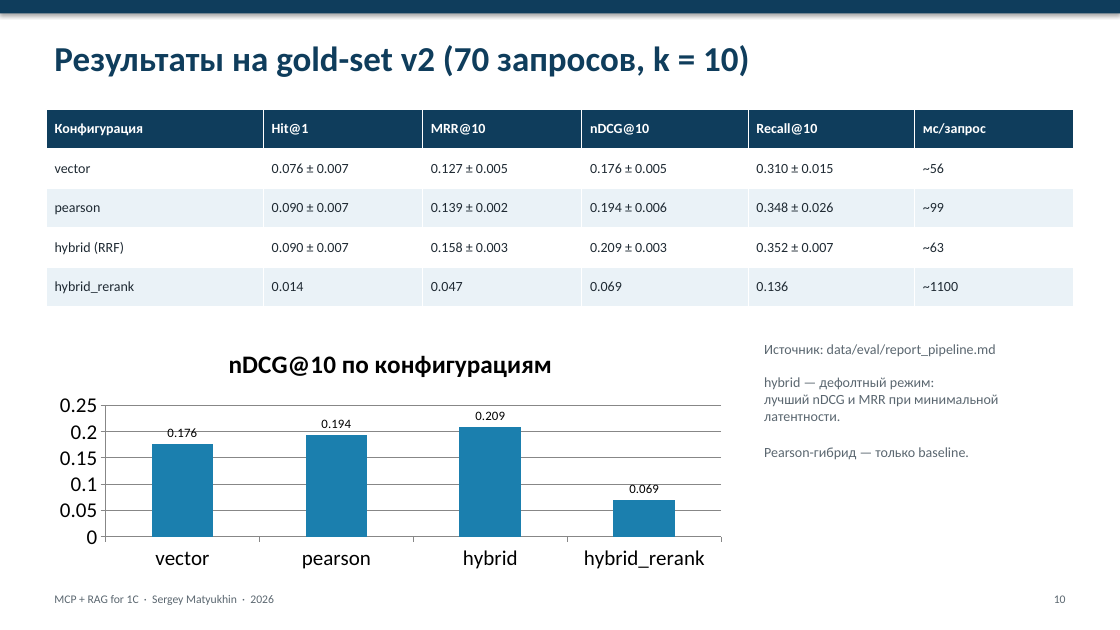
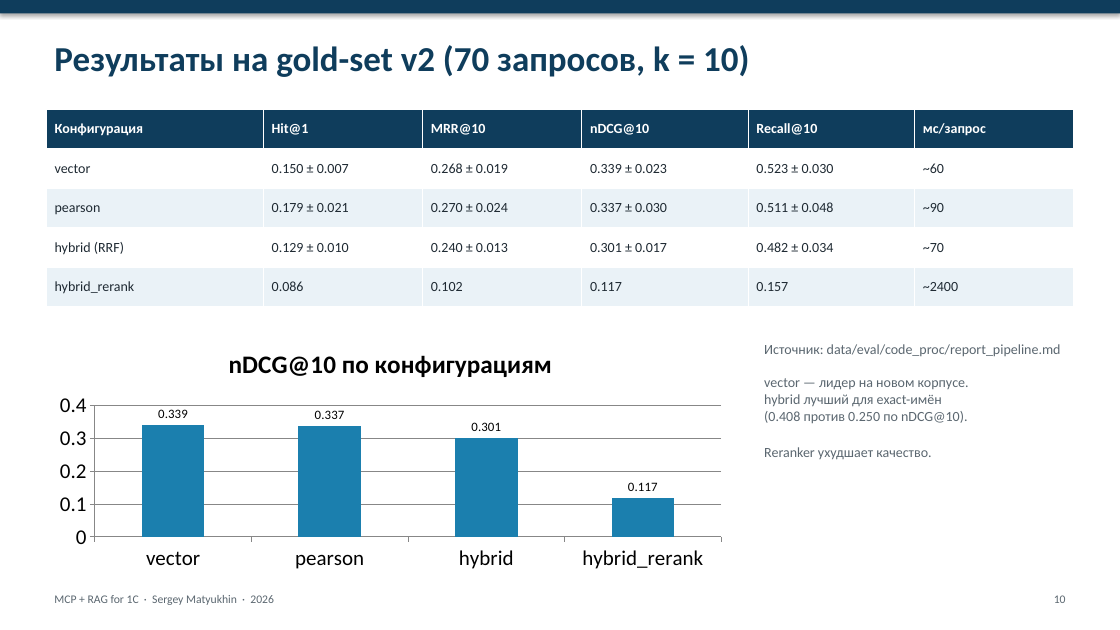
Before and after one commit to Smaturus/1c-mcp-rag-search, a slide deck: slide 10 of docs/presentation/1c-mcp-rag-search-slides.pptx. Drawn at 1120x630 pixels with LibreOffice and Linux fonts; fonts in the diff are those of the drawing. Boxes give left, top, right and bottom in pixels: in the first picture for what was removed or moved away, otherwise in the second. Text is boxed around its words. In the diff, an @@ line names an element or a change of style, - is before the commit and + after.

Commit message:
docs(presentation): refresh deck with the current corpus results
Numbers now reflect the rebuilt corpus and the measured shift: 179 586 chunks, vector nDCG@10 0.339 +/- 0.023, hybrid 0.301 +/- 0.017, reranker 0.117; routing 68 cases + 20-case blind set; metadata BM25 99.7%. Adds ADR 0008/0009 to the decision slide and updates the roadmap.

```diff
--- a/docs/presentation/1c-mcp-rag-search-slides.pptx
+++ b/docs/presentation/1c-mcp-rag-search-slides.pptx
@@ table at [46,109,1075,307] @@
-row 2: vector | 0.076 ± 0.007 | 0.127 ± 0.005 | 0.176 ± 0.005 | 0.310 ± 0.015 | ~56
+row 2: vector | 0.150 ± 0.007 | 0.268 ± 0.019 | 0.339 ± 0.023 | 0.523 ± 0.030 | ~60
-row 3: pearson | 0.090 ± 0.007 | 0.139 ± 0.002 | 0.194 ± 0.006 | 0.348 ± 0.026 | ~99
+row 3: pearson | 0.179 ± 0.021 | 0.270 ± 0.024 | 0.337 ± 0.030 | 0.511 ± 0.048 | ~90
-row 4: hybrid (RRF) | 0.090 ± 0.007 | 0.158 ± 0.003 | 0.209 ± 0.003 | 0.352 ± 0.007 | ~63
+row 4: hybrid (RRF) | 0.129 ± 0.010 | 0.240 ± 0.013 | 0.301 ± 0.017 | 0.482 ± 0.034 | ~70
-row 5: hybrid_rerank | 0.014 | 0.047 | 0.069 | 0.136 | ~1100
+row 5: hybrid_rerank | 0.086 | 0.102 | 0.117 | 0.157 | ~2400
@@ column chart at [46,332,735,576] @@
-Series 1: 0.176, 0.194, 0.209, 0.069
+Series 1: 0.339, 0.337, 0.301, 0.117
@@ text at [764,344,1061,423]: text changed @@
-Источник: data/eval/report_pipeline.md
-hybrid — дефолтный режим:
-лучший nDCG и MRR при минимальной латентности.
-Pearson-гибрид — только baseline.
+Источник: data/eval/code_proc/report_pipeline.md
+vector — лидер на новом корпусе.
+hybrid лучший для exact-имён
+(0.408 против 0.250 по nDCG@10).
+Reranker ухудшает качество.
```
Also in this commit, not shown: 9 other slides changed, 1 other file.
